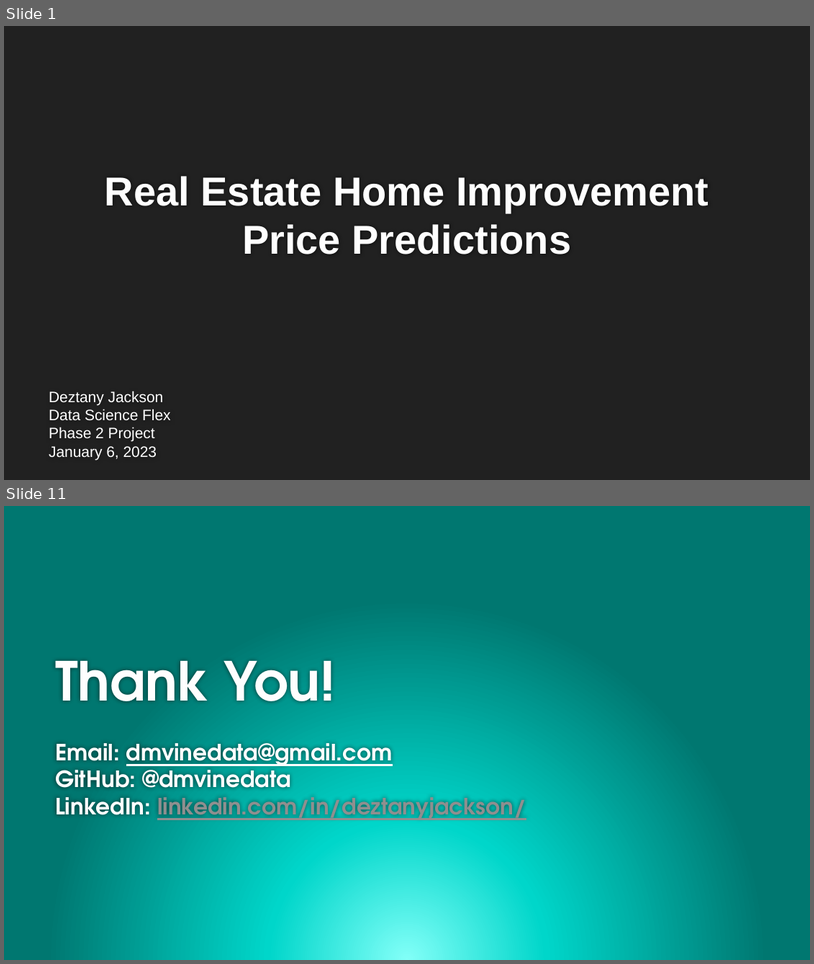
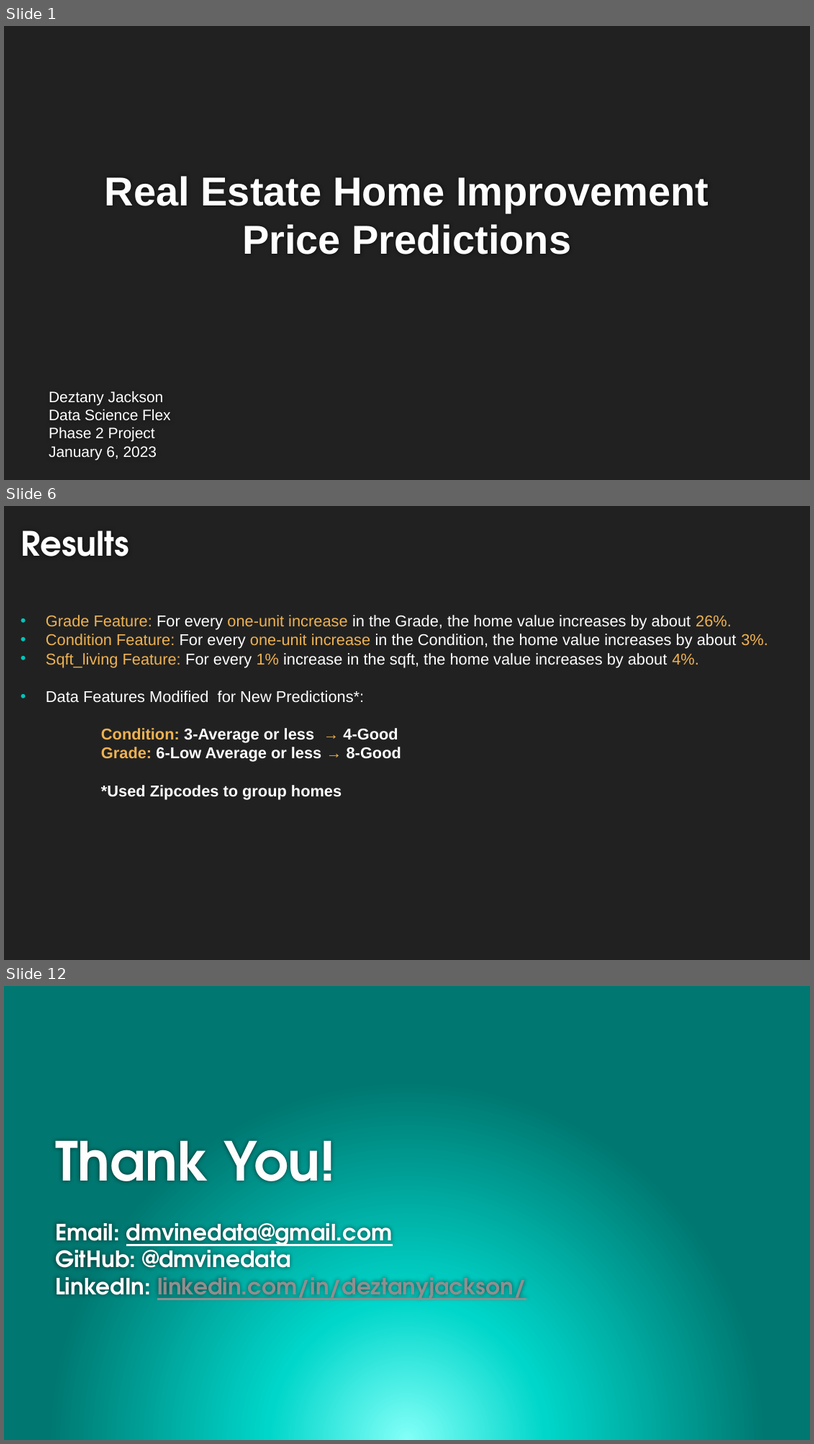
Before and after one commit to Dmvinedata/dsc-phase-2-project-v2-3, a slide deck: Phase2_Project_Presentation_DJackson.pptx. Shown one above the other, each under a label of ours: slides 1 and 11 before the commit, slides 1, 6 and 12 after it; the slides between them are not shown. The pictures are 814x964 and 814x1444 pixels, drawn with LibreOffice and Linux fonts; fonts in the diff are those of the drawing; background and template pictures are left out. Boxes give left, top, right and bottom in pixels: in the first picture for what was removed or moved away, otherwise in the second. Text is boxed around its words. In the diff, an @@ line names an element or a change of style, - is before the commit and + after.

```diff
--- a/Phase2_Project_Presentation_DJackson.pptx
+++ b/Phase2_Project_Presentation_DJackson.pptx
@@ slide 6 added at (x1=4, y1=506, x2=810, y2=960), background #212121 @@
@@ title added at (x1=21, y1=530, x2=129, y2=556), 30 pt, text #FEFEFE, bold @@
+Results
@@ text added at (x1=46, y1=615, x2=769, y2=799), 14 pt, text #FFFFFF @@
+  • Grade Feature: For every one-unit increase in the Grade, the home value increases by about 26%.
+• Condition Feature: For every one-unit increase in the Condition, the home value increases by about 3%.
+• Sqft_living Feature: For every 1% increase in the sqft, the home value increases by about 4%.
+• Data Features Modified for New Predictions*:
+                Condition: 3-Average or less → 4-Good
+                Grade: 6-Low Average or less → 8-Good
+                *Used Zipcodes to group homes
@@ what was slide 11 is now slide 12 @@
```
Also in this commit, not shown: 7 slides changed, 2 other slides added, 2 slides removed, 9 other files.
